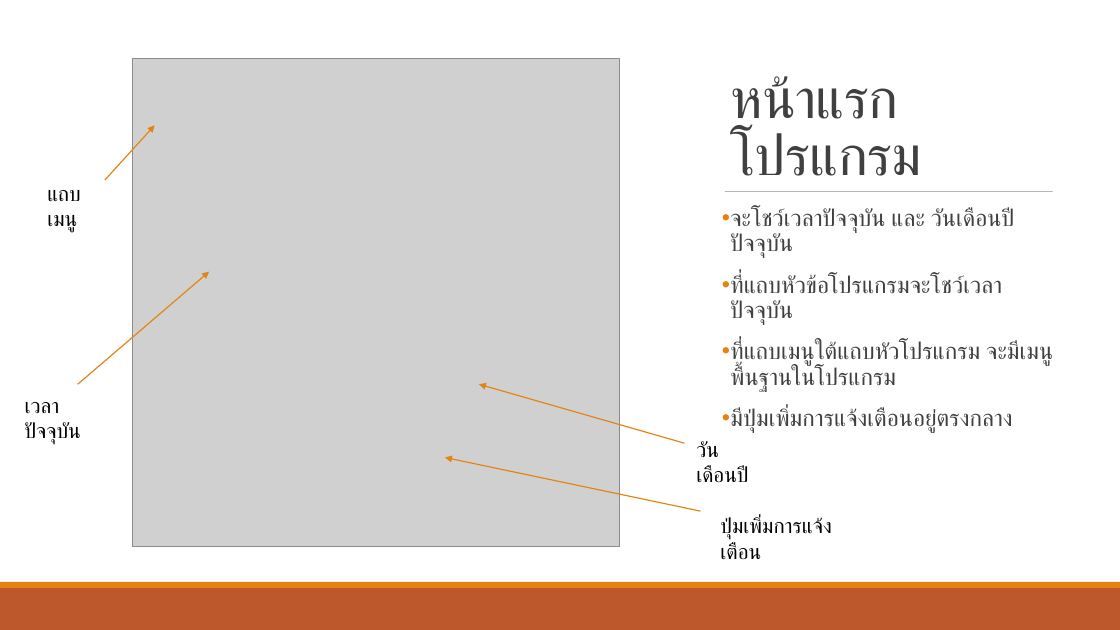
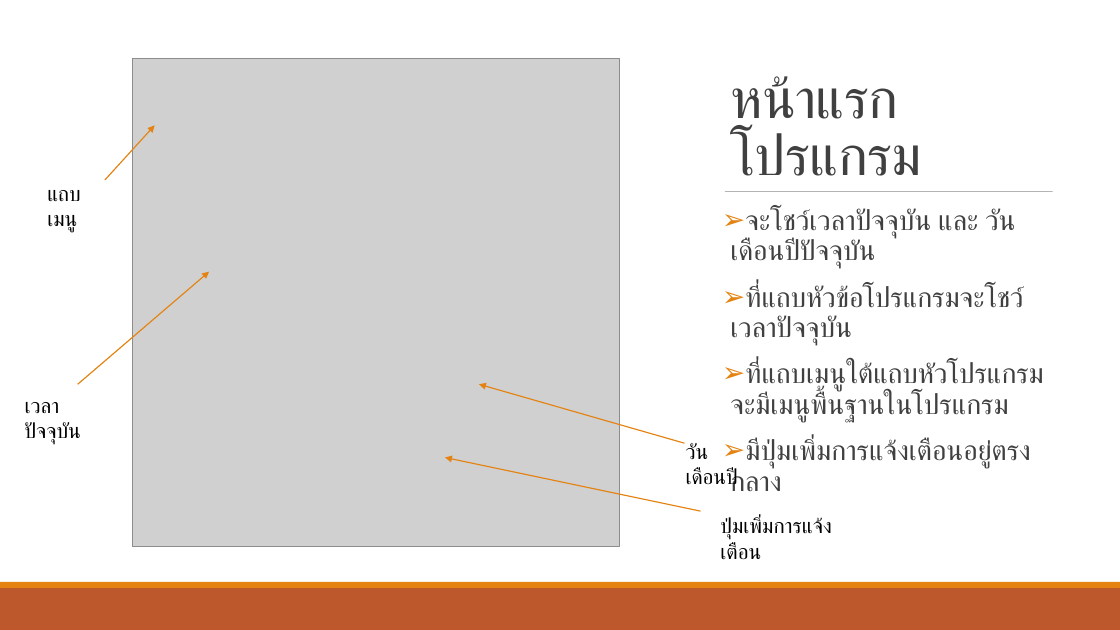
Before and after one commit to wannaphong/timenone, a slide deck: slide 12 of งานนำเสนอ.pptx. Drawn at 1120x630 pixels with LibreOffice and Linux fonts; fonts in the diff are those of the drawing; grey boxes stand for pictures. Boxes give left, top, right and bottom in pixels: in the first picture for what was removed or moved away, otherwise in the second. Text is boxed around its words. In the diff, an @@ line names an element or a change of style, - is before the commit and + after.

```diff
--- a/งานนำเสนอ.pptx
+++ b/งานนำเสนอ.pptx
@@ text "จะโชว์เวลาปัจจุบัน และ วันเดือนปีปัจจุบัน" at (720, 208, 1044, 538): size 20 to 24 pt; bullet • to ➢ @@
@@ text "วันเดือนปี" rewrapped from (696, 441, 746, 482) to (686, 443, 736, 491) @@
```
Also in this commit, not shown: 5 other slides changed, 4 slides added.
